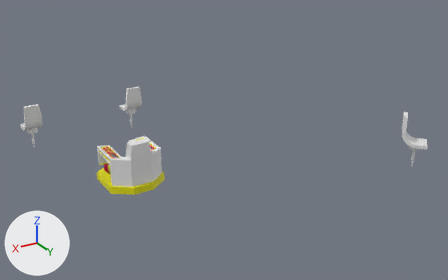
Renders of the FBX model Assets/Models/MiscellaneousModels/BridgeModels/PositionSeatsV3.fbx from each side of a commit.
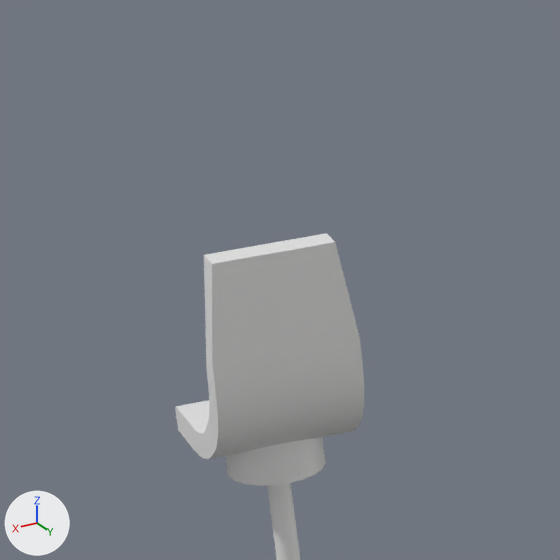
The first picture shows the older version from a camera (50 mm lens) standing at (6.61, 19.33, 7.2) and looking at (-3.32, 2.78, -1.07). The close-ups show the older and then the newer version on the part from 0% to 15% of the width and 27% to 51% of the height of that picture. Only the edits that show in the close-ups are written down. Arrows for +X, +Y and +Z are at lower left; the lights stay in place.

Objects in the first close-up: 'PilotSeat'.
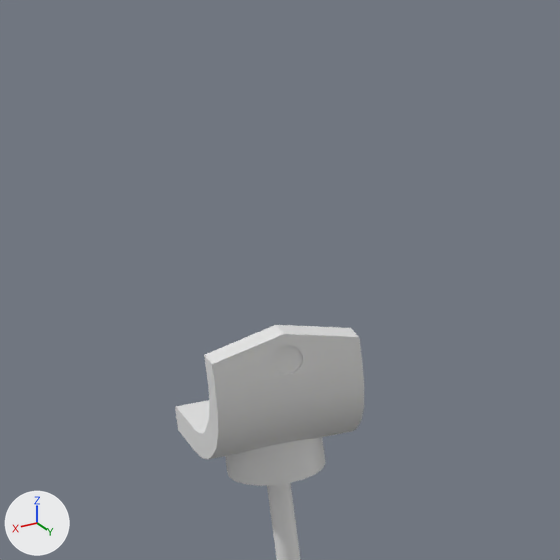
The change, as a diff of the scene's bpy script:
```diff
--- a/Assets/Models/MiscellaneousModels/BridgeModels/PositionSeatsV3.fbx.py
+++ b/Assets/Models/MiscellaneousModels/BridgeModels/PositionSeatsV3.fbx.py
@@ mat_seatglass @@
+mat_seatglass = principled_material('SeatGlass')
+mat_seatglass.base_color = (0.8, 0.8, 0.8)  # white #e7e7e7
@@ me_circle_001 @@
 # used by ob_pilotseat; location = (0.0, 0.0, 0.0)
-me_circle_001.from_pydata(...)  # 260 vertices, 322 faces; spans x 1.6..2.2, y -2.25..-1.44, z -1.94..-0.21
+me_circle_001.from_pydata(...)  # 417 vertices, 541 faces; spans x 1.6..2.2, y -2.25..-1.44, z -1.94..-0.56
+# me_circle_001 part 1
+# 4 vertices are removed from x 1.65..2.15, y -1.56..-1.44, z -0.21
+# 13 faces are deleted
+# 4 vertices in x 1.6..2.2, y -1.56..-1.5, z -0.7 move by (0.0, 0.0, 0.07)
+# 2 vertices move from x 1.65..2.15, y -1.5, z -0.21 to x 1.86..1.94, y -1.44, z -0.63
+# 161 vertices are added at x 1.84..1.96, y -1.56..-1.44, z -0.73..-0.56
+# 3 new faces join them, mat_seatblue (white #e7e7e7)
+# 103 new faces join them, mat_seatlightgray (white #e7e7e7)
+# 96 new faces join them, mat_seatdarkgray (white #e7e7e7)
+# 30 new faces join them, mat_seatglass (white #e7e7e7)
 me_circle_001.materials.append(mat_seatlightgray)
@@ me_circle_001 @@
 me_circle_001.materials.append(mat_seatblue)
+me_circle_001.materials.append(mat_seatglass)  # white #e7e7e7
```

Where the change shows, as pixel boxes [x1, y1, x2, y2] in the close-ups (560 x 560 px):
'PilotSeat', reshaped
    before: [175, 233, 364, 560]
    after: [175, 325, 364, 560]
part 1 of me_circle_001, cut back
    before: [204, 233, 362, 396]
    after: [204, 325, 362, 396]
